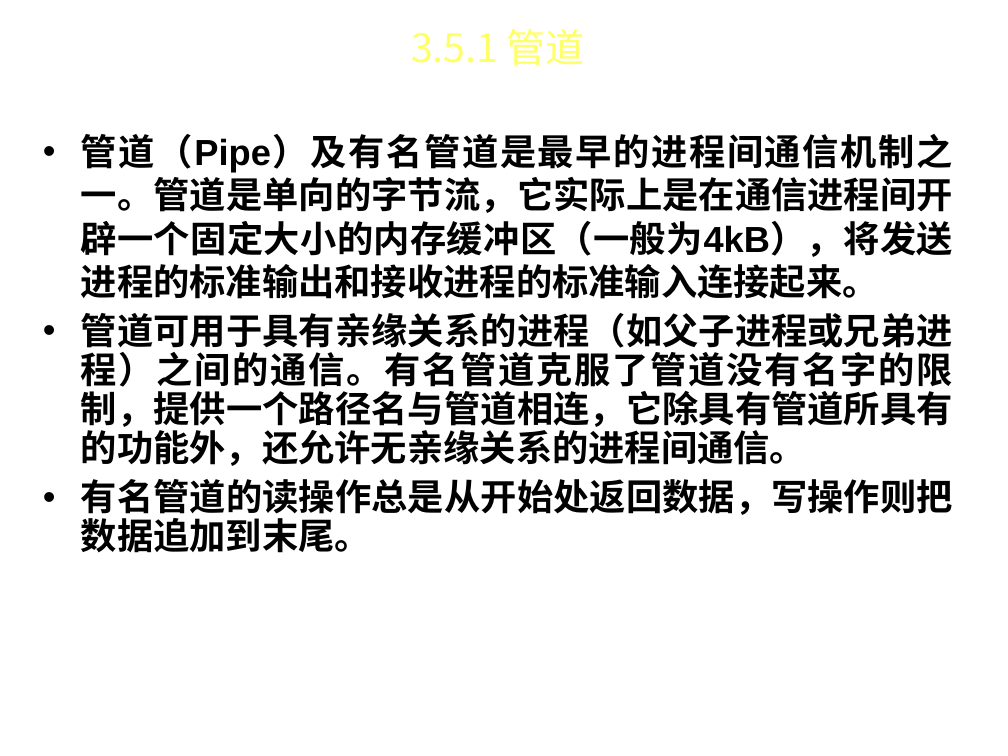
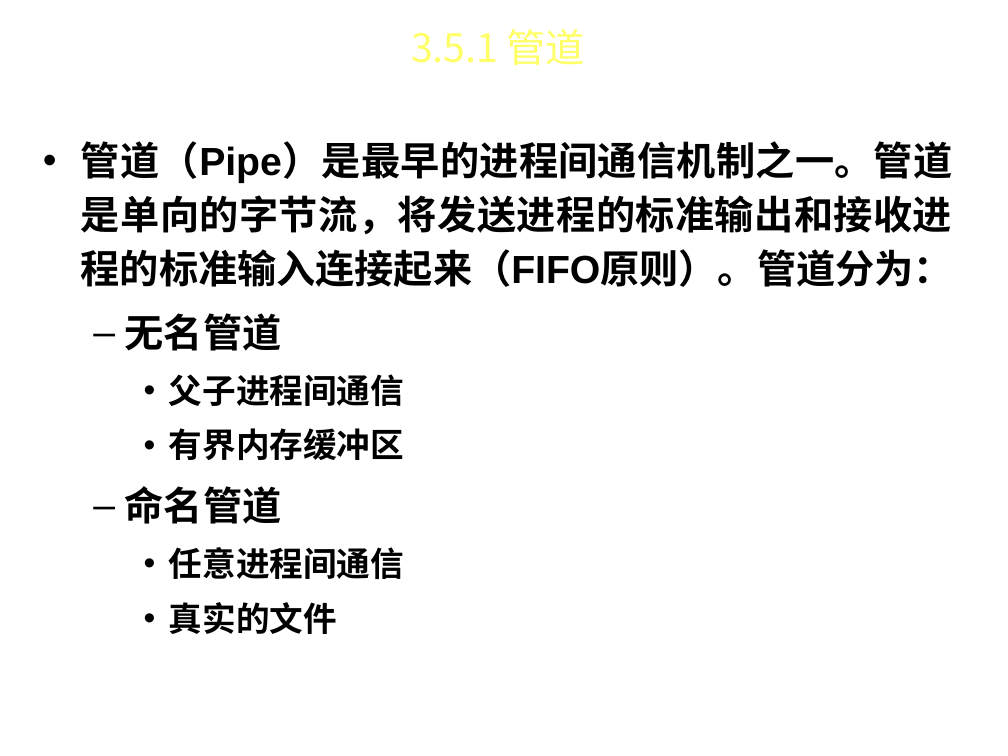
Before and after one commit to FourierAI/Operating-system, a slide deck: slide 42 of 操作系统-第3章.ppt (slide 51 before the commit). Drawn at 1008x756 pixels with LibreOffice and Linux fonts; fonts in the diff are those of the drawing; background and template pictures are left out. Boxes give left, top, right and bottom in pixels: in the first picture for what was removed or moved away, otherwise in the second. Text is boxed around its words. In the diff, an @@ line names an element or a change of style, - is before the commit and + after.

```diff
--- a/操作系统-第3章.ppt
+++ b/操作系统-第3章.ppt
@@ text at (x1=81, y1=141, x2=953, y2=634): text changed; size 25.9 to 28 pt; font Times New Roman to Arial @@
-• 管道（Pipe）及有名管道是最早的进程间通信机制之一。管道是单向的字节流，它实际上是在通信进程间开辟一个固定大小的内存缓冲区（一般为4kB），将发送进程的标准输出和接收进程的标准输入连接起来。
-• 管道可用于具有亲缘关系的进程（如父子进程或兄弟进程）之间的通信。有名管道克服了管道没有名字的限制，提供一个路径名与管道相连，它除具有管道所具有的功能外，还允许无亲缘关系的进程间通信。
-• 有名管道的读操作总是从开始处返回数据，写操作则把数据追加到末尾。
+• 管道（Pipe）是最早的进程间通信机制之一。管道是单向的字节流，将发送进程的标准输出和接收进程的标准输入连接起来（FIFO原则）。管道分为：
+  – 无名管道
+    • 父子进程间通信
+    • 有界内存缓冲区
+  – 命名管道
+    • 任意进程间通信
+    • 真实的文件
```
Also in this commit, not shown: 6 other slides changed, 5 slides added, 14 slides removed.
